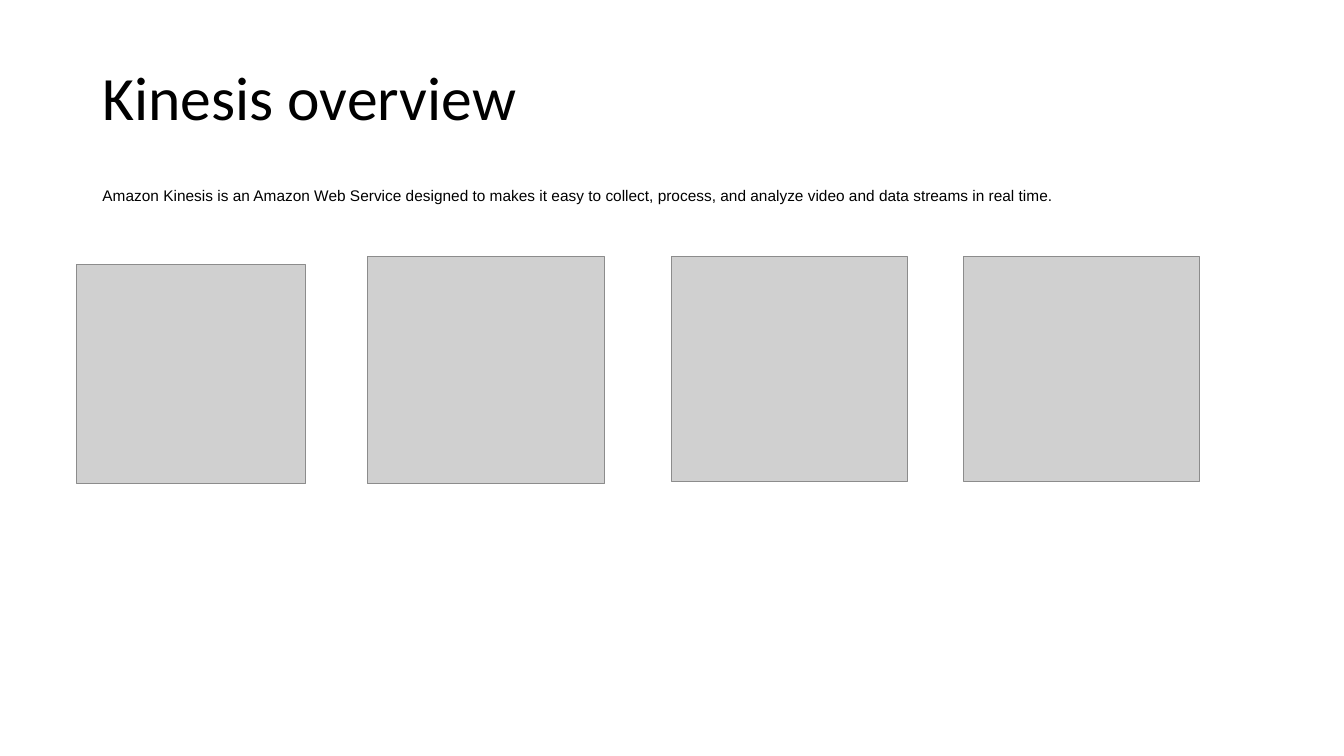
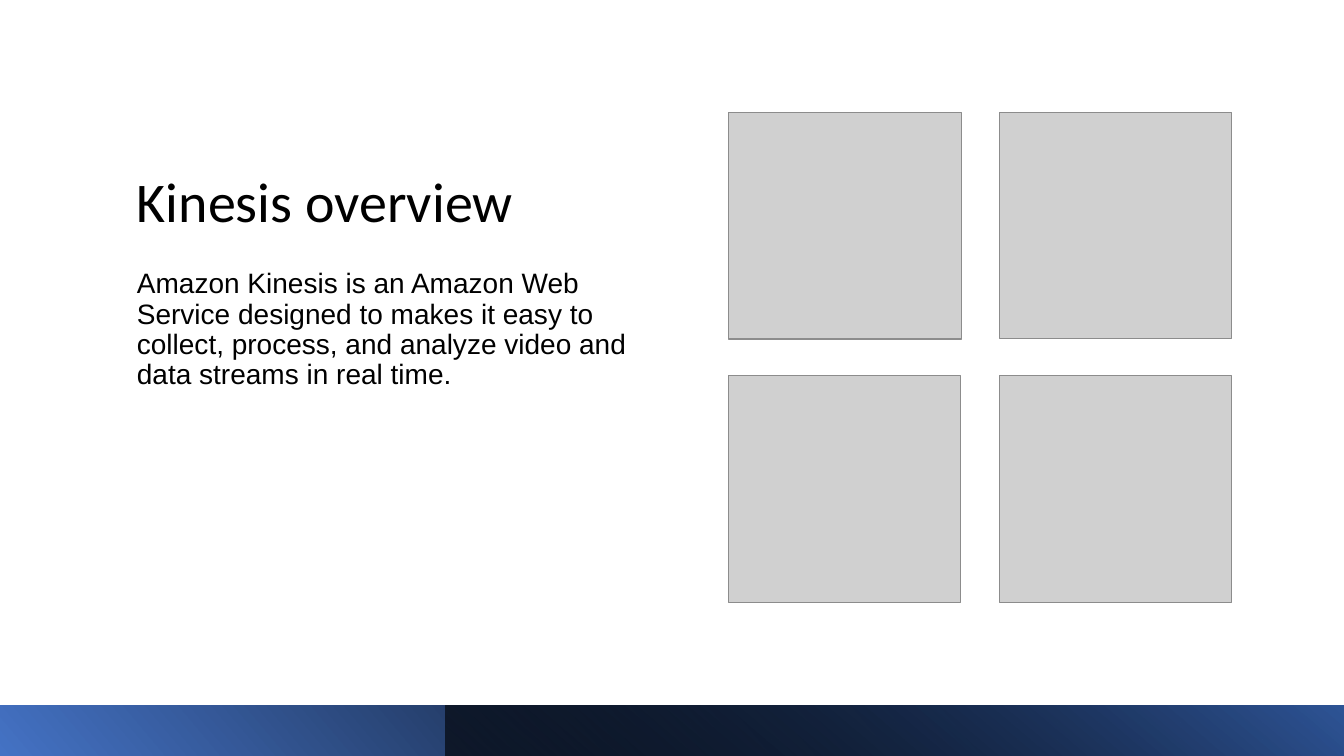
Before and after one commit to IlyaChakun/aws-iba-courses, a slide deck: slide 2 of lecture-materials/Analytics/Kinesis/Kinesis.pptx (slide 1 before the commit). Drawn at 1344x756 pixels with LibreOffice and Linux fonts; fonts in the diff are those of the drawing; grey boxes stand for pictures. Boxes give left, top, right and bottom in pixels: in the first picture for what was removed or moved away, otherwise in the second. Text is boxed around its words. In the diff, an @@ line names an element or a change of style, - is before the commit and + after.

```diff
--- a/lecture-materials/Analytics/Kinesis/Kinesis.pptx
+++ b/lecture-materials/Analytics/Kinesis/Kinesis.pptx
@@ title "Kinesis overview": place and size @@
-title "Kinesis overview" at <box>102,77,516,121</box>
+title "Kinesis overview" at <box>137,183,512,223</box>
@@ title "Kinesis overview" at <box>137,183,512,223</box>: size 44 to 40 pt; vertical alignment middle to bottom @@
@@ picture: place and size @@
-picture at <box>367,257,605,484</box>
+picture at <box>729,112,962,339</box>
@@ picture: place and size @@
-picture at <box>77,265,306,484</box>
+picture at <box>999,112,1231,339</box>
@@ text "Amazon Kinesis is an Amazon ...": place and size @@
-text "Amazon Kinesis is an Amazon ..." at <box>102,190,1052,204</box>
+text "Amazon Kinesis is an Amazon ..." at <box>137,272,626,385</box>
@@ text "Amazon Kinesis is an Amazon ..." at <box>137,272,626,385</box>: size 11 to 20 pt; line spacing 1 to 0.9 @@
@@ picture: place and size @@
-picture at <box>673,257,908,483</box>
+picture at <box>729,376,961,603</box>
@@ picture: place and size @@
-picture at <box>964,257,1200,483</box>
+picture at <box>999,376,1231,603</box>
@@ rectangle added at <box>0,706,1344,756</box>, fill gradient #4472C4 to #000000 @@
@@ rectangle added at <box>446,706,1344,756</box>, fill gradient #000000 to #2F5597 @@
```
Also in this commit, not shown: 12 other slides changed, 6 slides added, 2 slides removed.
